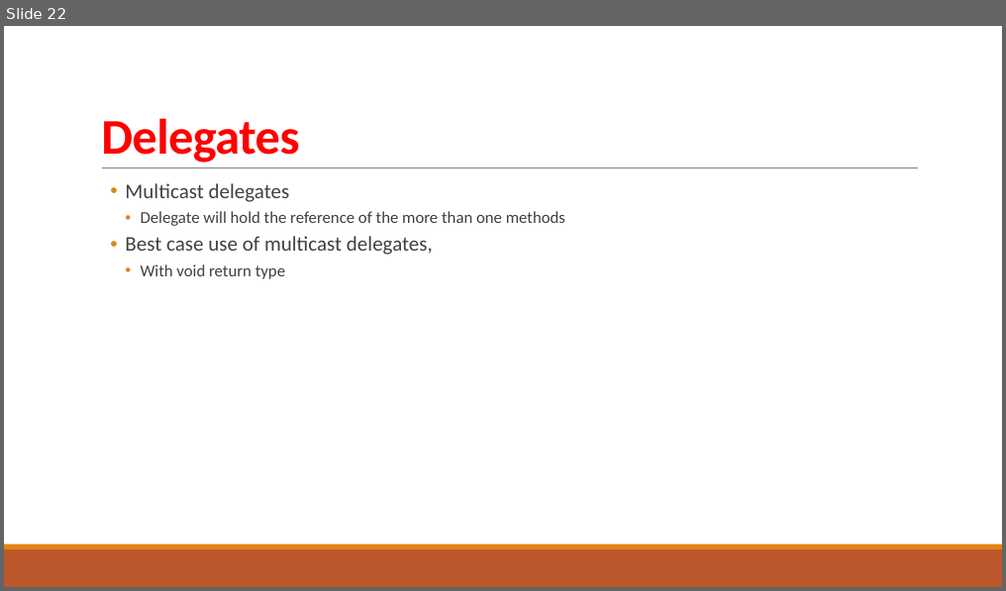
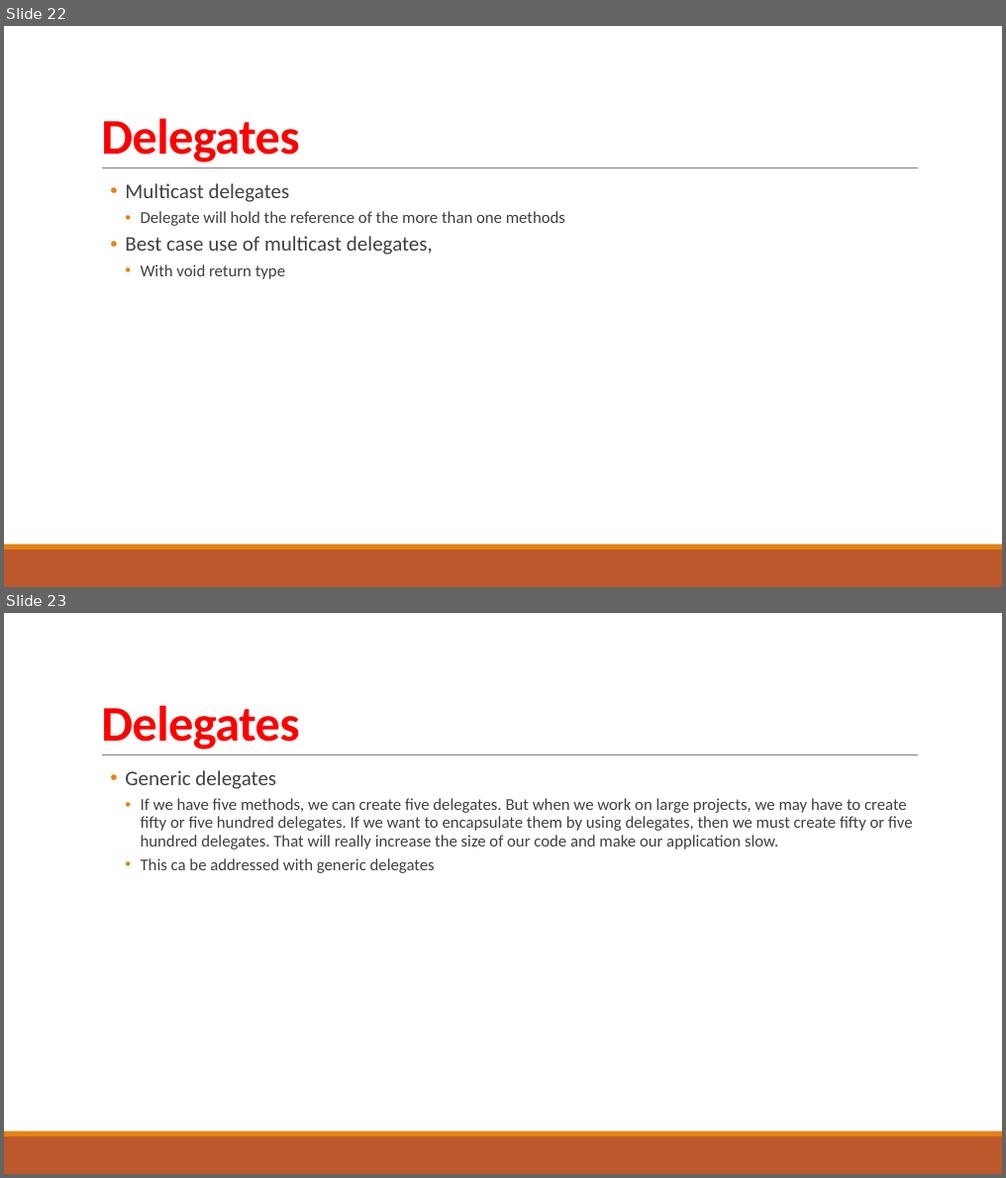
Before and after one commit to tushr-raut/CSharpAdvanced, a slide deck: ToDo.Console/Lectures/Collections.pptx. Shown one above the other, each under a label of ours: slide 22 before the commit, slides 22 and 23 after it. The pictures are 1006x591 and 1006x1178 pixels, drawn with LibreOffice and Linux fonts; fonts in the diff are those of the drawing. Boxes give left, top, right and bottom in pixels: in the first picture for what was removed or moved away, otherwise in the second. Text is boxed around its words. In the diff, an @@ line names an element or a change of style, - is before the commit and + after.

Commit message:
Anonymous methods and lambda expressions

```diff
--- a/ToDo.Console/Lectures/Collections.pptx
+++ b/ToDo.Console/Lectures/Collections.pptx
@@ slide 23 added at (x1=4, y1=613, x2=1002, y2=1174), background #FFFFFF; not listed: 3 template elements that a slide beside it also shows @@
@@ title added at (x1=101, y1=705, x2=299, y2=750), 48 pt, text #FF0000, bold @@
+Delegates
@@ text added at (x1=125, y1=770, x2=913, y2=873), 16 pt, text #404040 @@
+  • Generic delegates
+    • If we have five methods, we can create five delegates. But when we work on large projects, we may have to create fifty or five hundred delegates. If we want to encapsulate them by using delegates, then we must create fifty or five hundred delegates. That will really increase the size of our code and make our application slow.
+    • This ca be addressed with generic delegates
```
Also in this commit, not shown: 2 other slides added, 3 other files.
